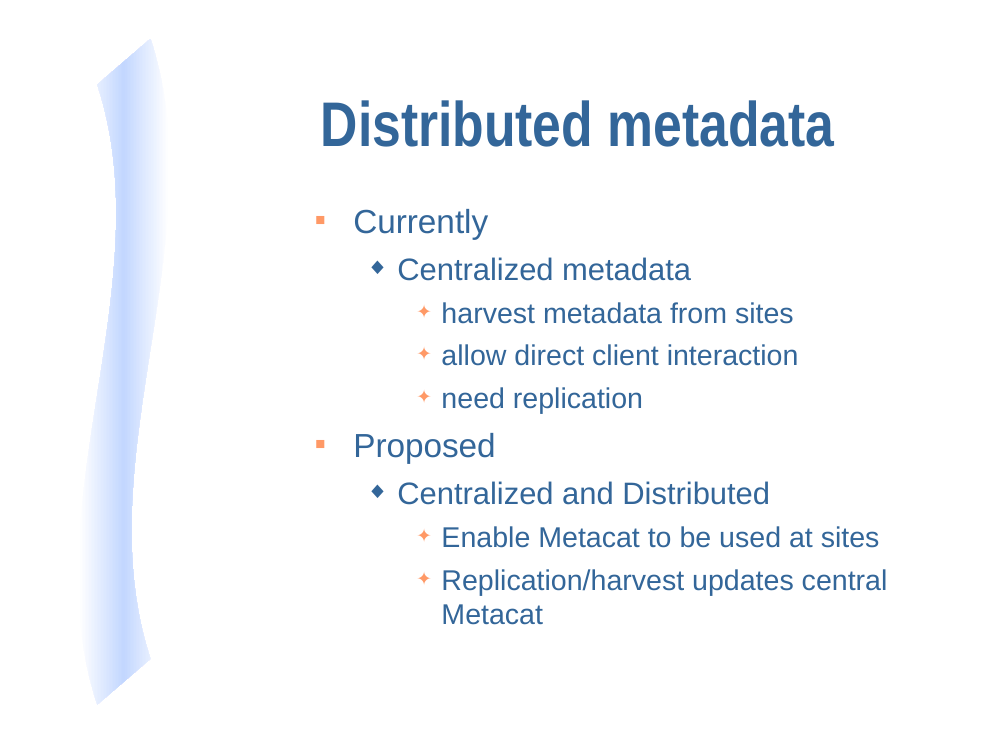
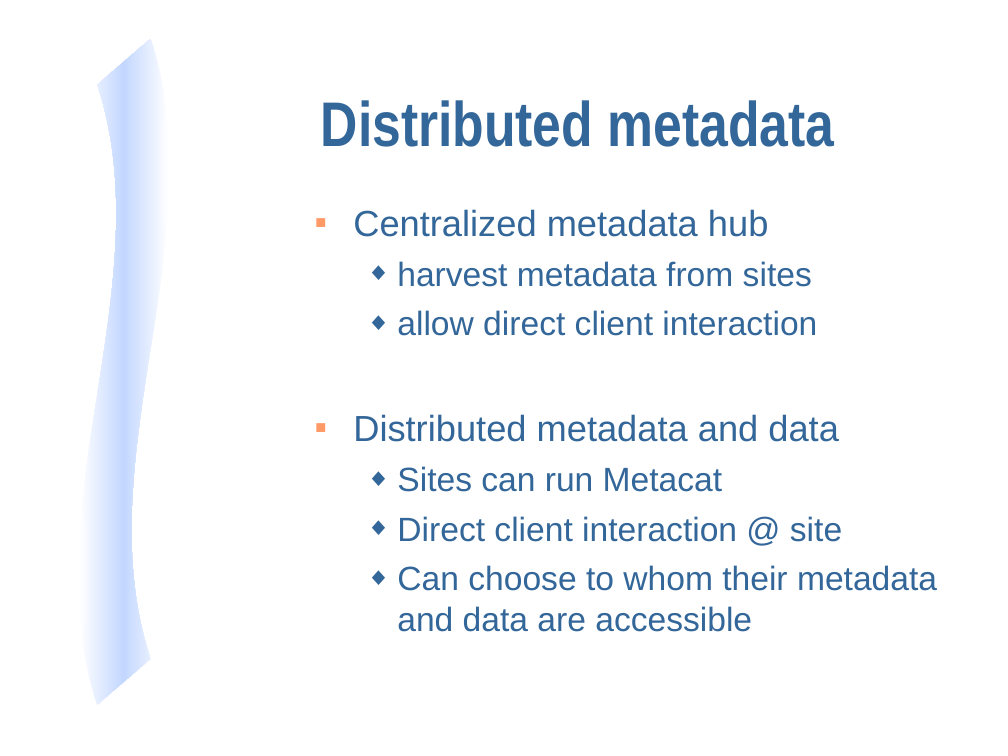
Before and after one commit to NCEAS/eml, a slide deck: slide 10 of display/eml-overview-200010402.ppt (slide 11 before the commit). Drawn at 1008x756 pixels with LibreOffice and Linux fonts; fonts in the diff are those of the drawing. Boxes give left, top, right and bottom in pixels: in the first picture for what was removed or moved away, otherwise in the second. Text is boxed around its words. In the diff, an @@ line names an element or a change of style, - is before the commit and + after.

Commit message:
Finished describing all of the modules in the slide.  Provided a detailed example of how packaging works.  Started streamlining the presentation.  Still need conclusion section, charge to groups.

```diff
--- a/display/eml-overview-200010402.ppt
+++ b/display/eml-overview-200010402.ppt
@@ text at box(353, 209, 769, 237): text changed; size 22.1 to 25.9 pt @@
-■ Currently
-  ◆ Centralized metadata
+■ Centralized metadata hub
@@ text at box(397, 261, 817, 336): size 20.4 to 24.1 pt in "harvest metadata from sites", "allow direct client interaction"; bullet ✦ to ◆; list level 3 to 2 in "harvest metadata from sites"; bullet colour #FF9966 to #336699; list level 3 to 2 in "allow direct client interaction" @@
@@ text at box(353, 414, 937, 632): text changed; size 20.4 to 24.1 pt @@
-    ✦ need replication
-■ Proposed
-  ◆ Centralized and Distributed
-    ✦ Enable Metacat to be used at sites
-    ✦ Replication/harvest updates central Metacat
+■ Distributed metadata and data
+  ◆ Sites can run Metacat
+  ◆ Direct client interaction @ site
+  ◆ Can choose to whom their metadata and data are accessible
```
Also in this commit, not shown: 5 other slides changed, 14 slides added, 1 slide removed.
